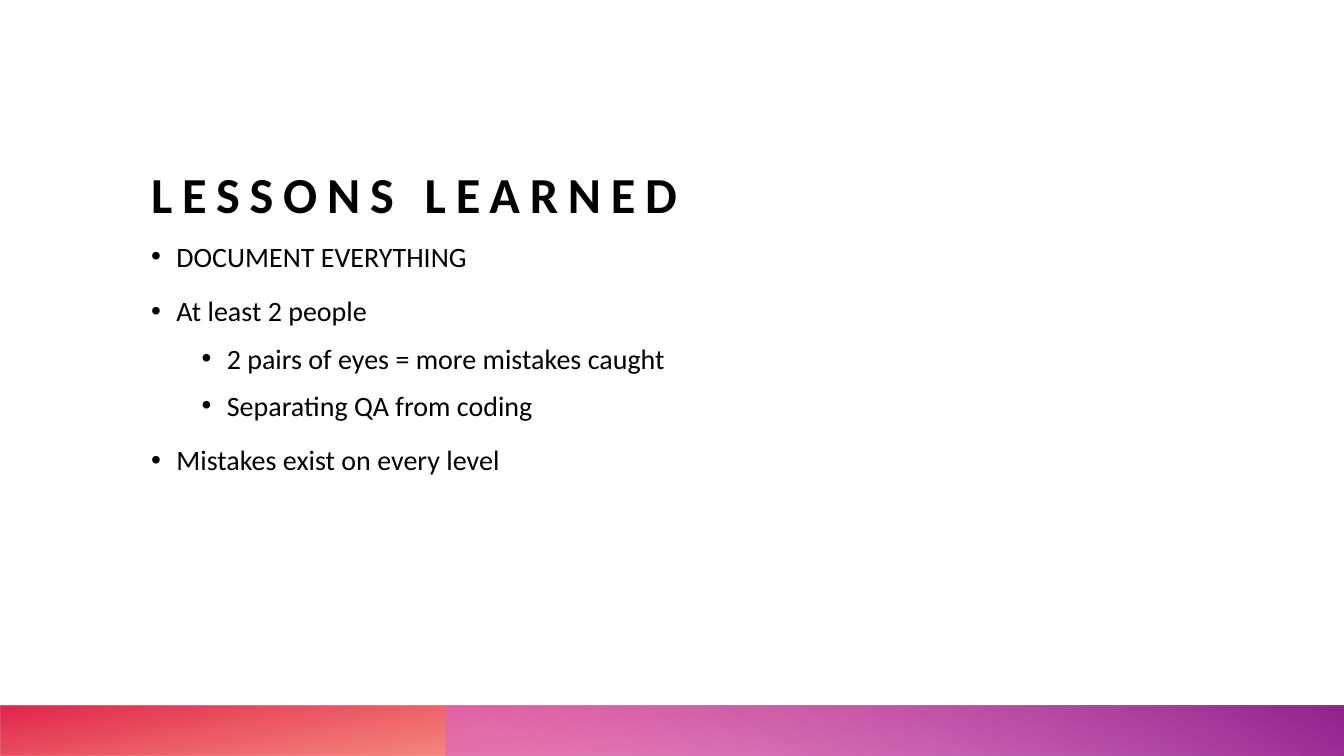
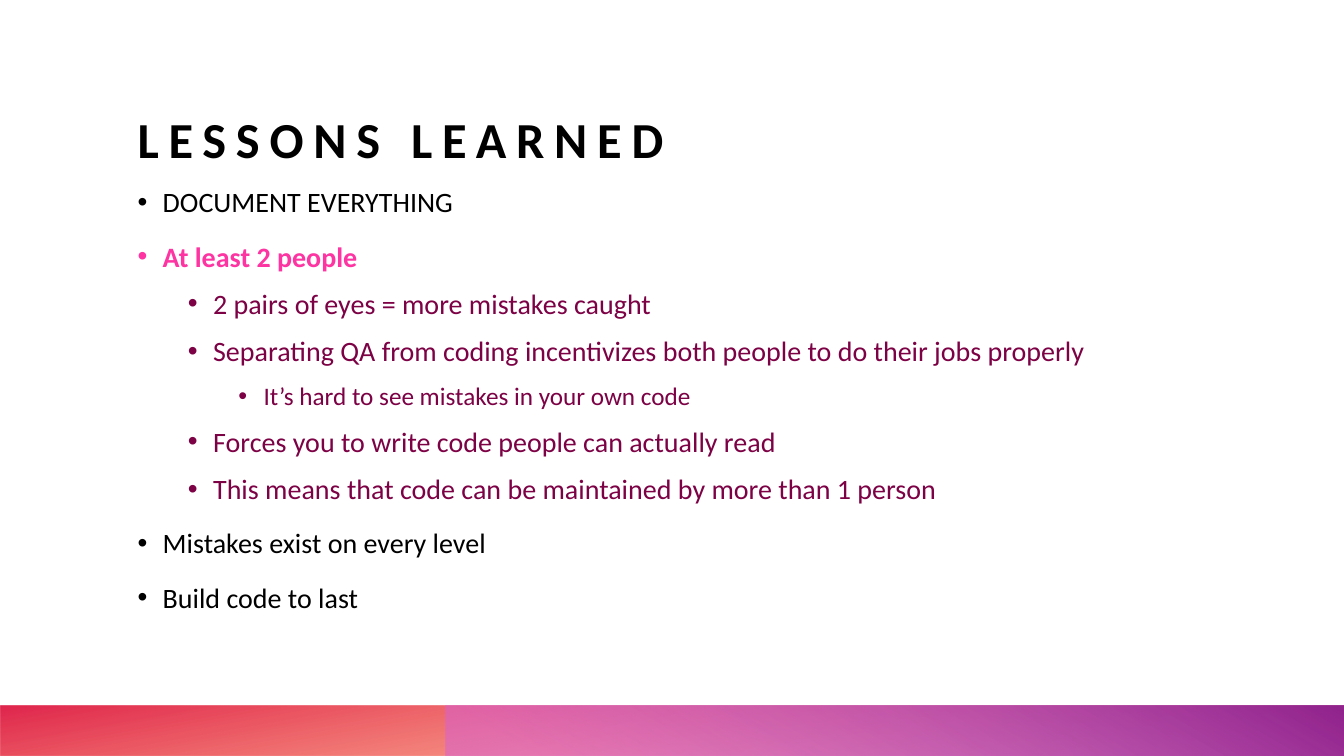
Before and after one commit to UTHealthCHCD-TACC/uthealth-dw, a slide deck: slide 12 of greenplum/datawarehouse/documentation/data-warehouse-QA-summary.pptx (slide 9 before the commit). Drawn at 1344x756 pixels with LibreOffice and Linux fonts; fonts in the diff are those of the drawing. Boxes give left, top, right and bottom in pixels: in the first picture for what was removed or moved away, otherwise in the second. Text is boxed around its words. In the diff, an @@ line names an element or a change of style, - is before the commit and + after.

```diff
--- a/greenplum/datawarehouse/documentation/data-warehouse-QA-summary.pptx
+++ b/greenplum/datawarehouse/documentation/data-warehouse-QA-summary.pptx
@@ title "LESSONS LEARNED": place and size @@
-title "LESSONS LEARNED" at bbox=[151, 180, 677, 214]
+title "LESSONS LEARNED" at bbox=[138, 125, 663, 159]
@@ text "DOCUMENT EVERYTHING": place and size @@
-text "DOCUMENT EVERYTHING" at bbox=[176, 248, 665, 475]
+text "DOCUMENT EVERYTHING" at bbox=[163, 194, 1084, 609]
@@ text at bbox=[163, 247, 651, 319]: text colour #000000 to #FD34A2, bold on in "At least 2 people"; text colour #000000 to #7D0145 in "2 pairs of eyes = more mistakes ..." @@
@@ text at bbox=[213, 341, 1084, 504]: text changed; text colour #000000 to #7D0145 @@
-  • Separating QA from coding
+  • Separating QA from coding incentivizes both people to do their jobs properly
+    • It’s hard to see mistakes in your own code
+  • Forces you to write code people can actually read
+  • This means that code can be maintained by more than 1 person
@@ text at bbox=[163, 588, 358, 609]: paragraph added @@
+• Build code to last
```
Also in this commit, not shown: 5 other slides changed, 8 slides added, 3 slides removed, 6 other files.
